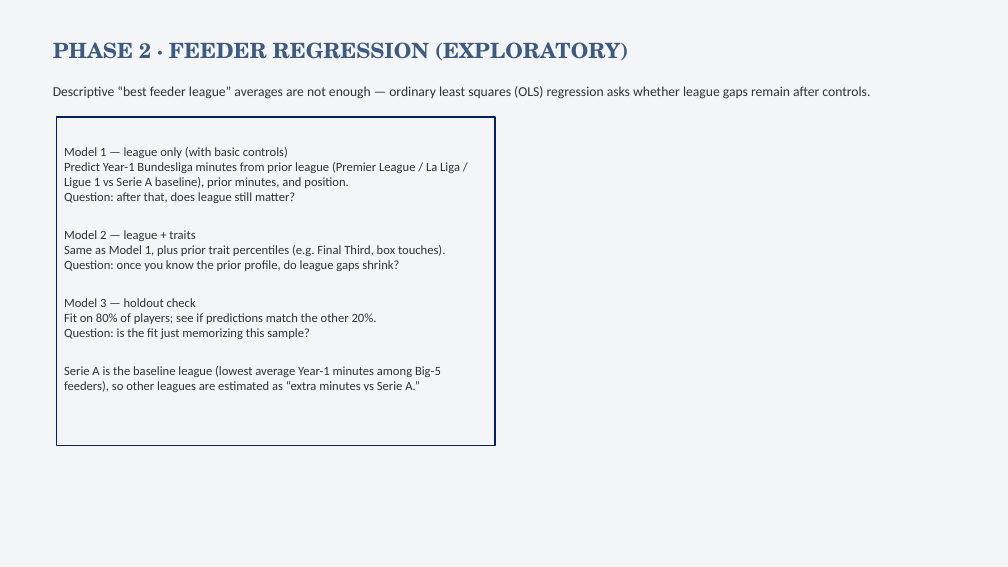
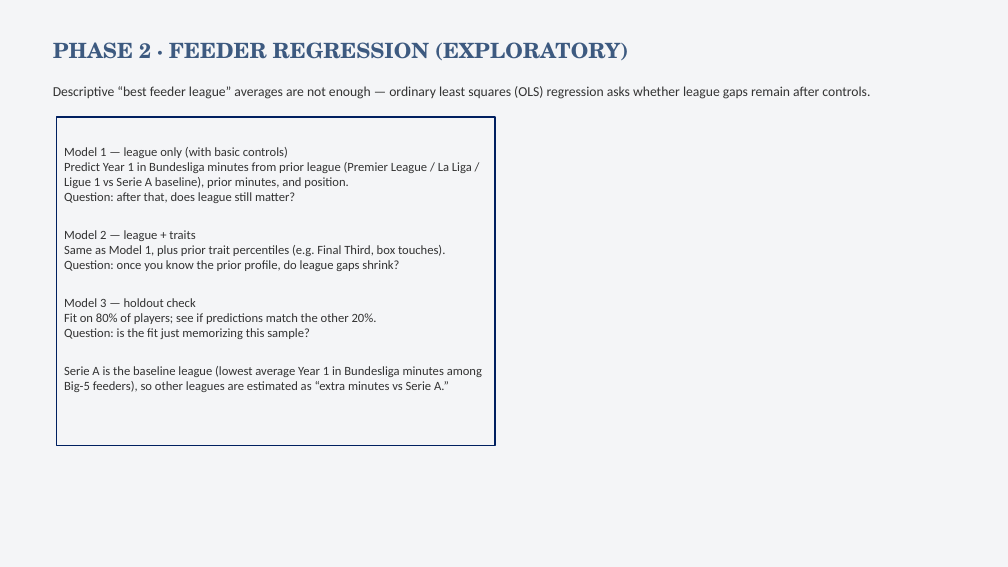
Before and after one commit to colbymorris08/bundesliga-transfer-traits, a slide deck: slide 17 of bundesliga_transfer_traits.pptx. Drawn at 1008x567 pixels with LibreOffice and Linux fonts; fonts in the diff are those of the drawing. Boxes give left, top, right and bottom in pixels: in the first picture for what was removed or moved away, otherwise in the second. Text is boxed around its words. In the diff, an @@ line names an element or a change of style, - is before the commit and + after.

```diff
--- a/bundesliga_transfer_traits.pptx
+++ b/bundesliga_transfer_traits.pptx
@@ text in rectangle at [64, 162, 472, 188]: text changed @@
-Predict Year-1 Bundesliga minutes from prior league (Premier League / La Liga / Ligue 1 vs Serie A baseline), prior minutes, and position.
+Predict Year 1 in Bundesliga minutes from prior league (Premier League / La Liga / Ligue 1 vs Serie A baseline), prior minutes, and position.
@@ text in rectangle at [64, 366, 482, 392]: text changed @@
-Serie A is the baseline league (lowest average Year-1 minutes among Big-5 feeders), so other leagues are estimated as “extra minutes vs Serie A.”
+Serie A is the baseline league (lowest average Year 1 in Bundesliga minutes among Big-5 feeders), so other leagues are estimated as “extra minutes vs Serie A.”
```
Also in this commit, not shown: 18 other slides changed, 4 other files.
